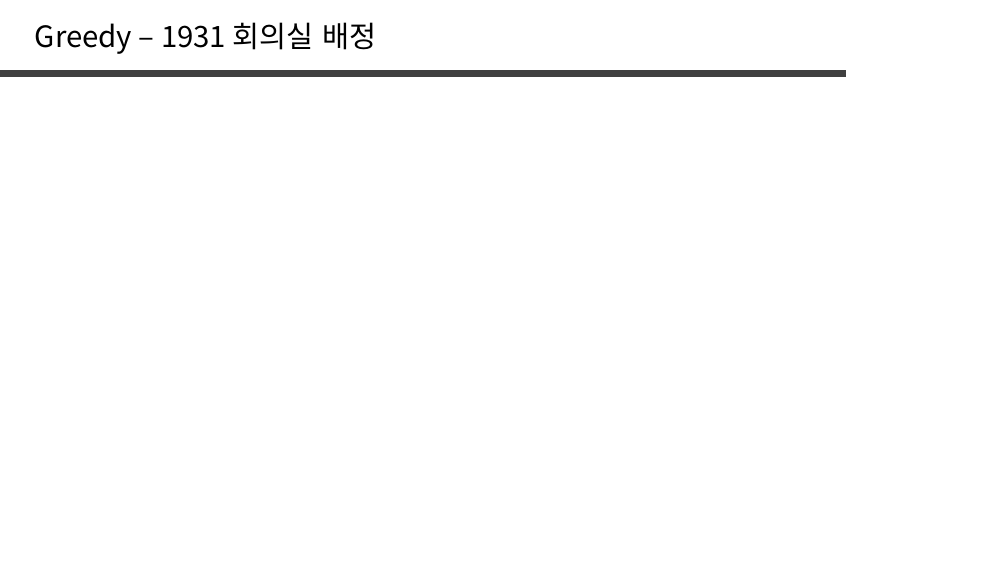
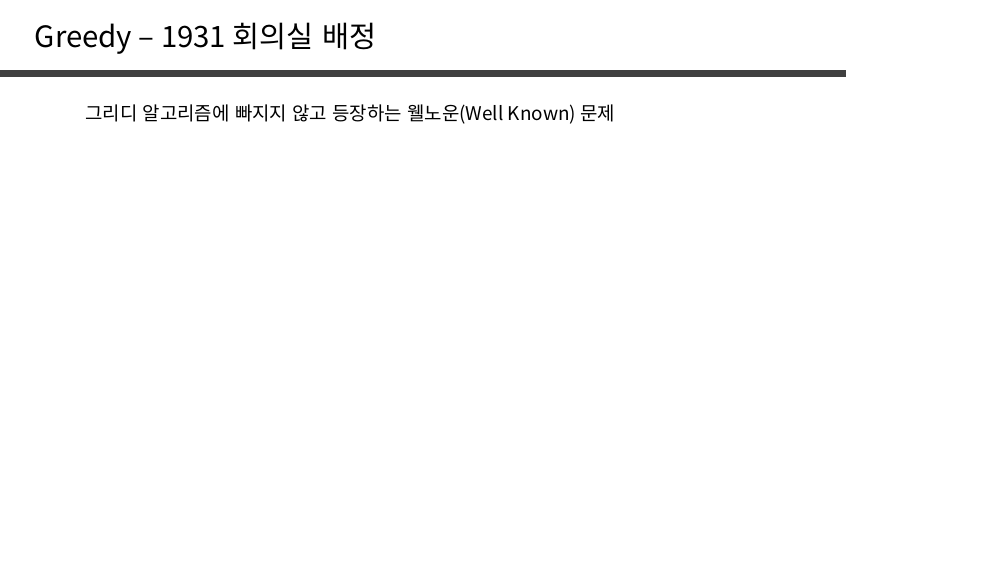
Before and after one commit to jaehoo1/PS-study, a slide deck: slide 14 of study/6_Greedy.pptx (slide 13 before the commit). Drawn at 1008x567 pixels with LibreOffice and Linux fonts; fonts in the diff are those of the drawing. Boxes give left, top, right and bottom in pixels: in the first picture for what was removed or moved away, otherwise in the second. Text is boxed around its words. In the diff, an @@ line names an element or a change of style, - is before the commit and + after.

```diff
--- a/study/6_Greedy.pptx
+++ b/study/6_Greedy.pptx
@@ text added at (85, 104, 615, 124), 18 pt, text #000000 @@
+그리디 알고리즘에 빠지지 않고 등장하는 웰노운(Well Known) 문제
```
Also in this commit, not shown: 1 other slide changed, 1 slide added.
